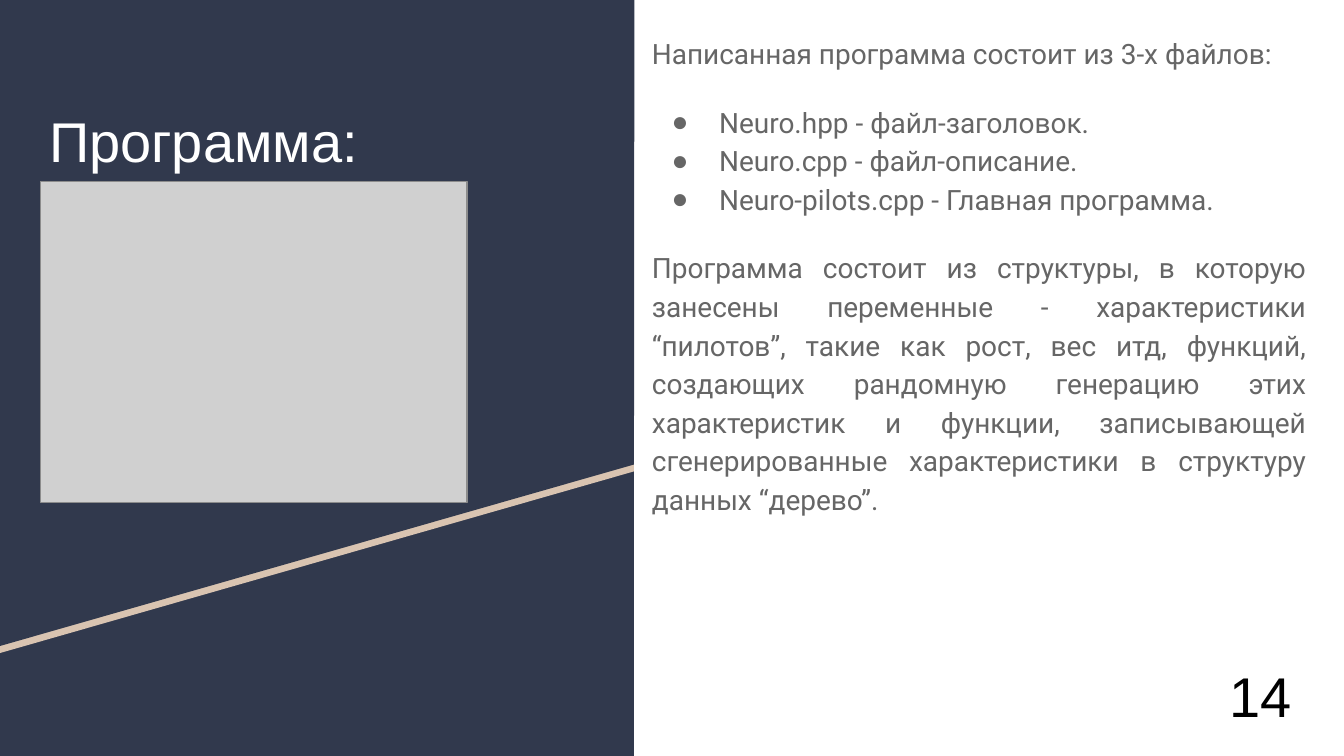
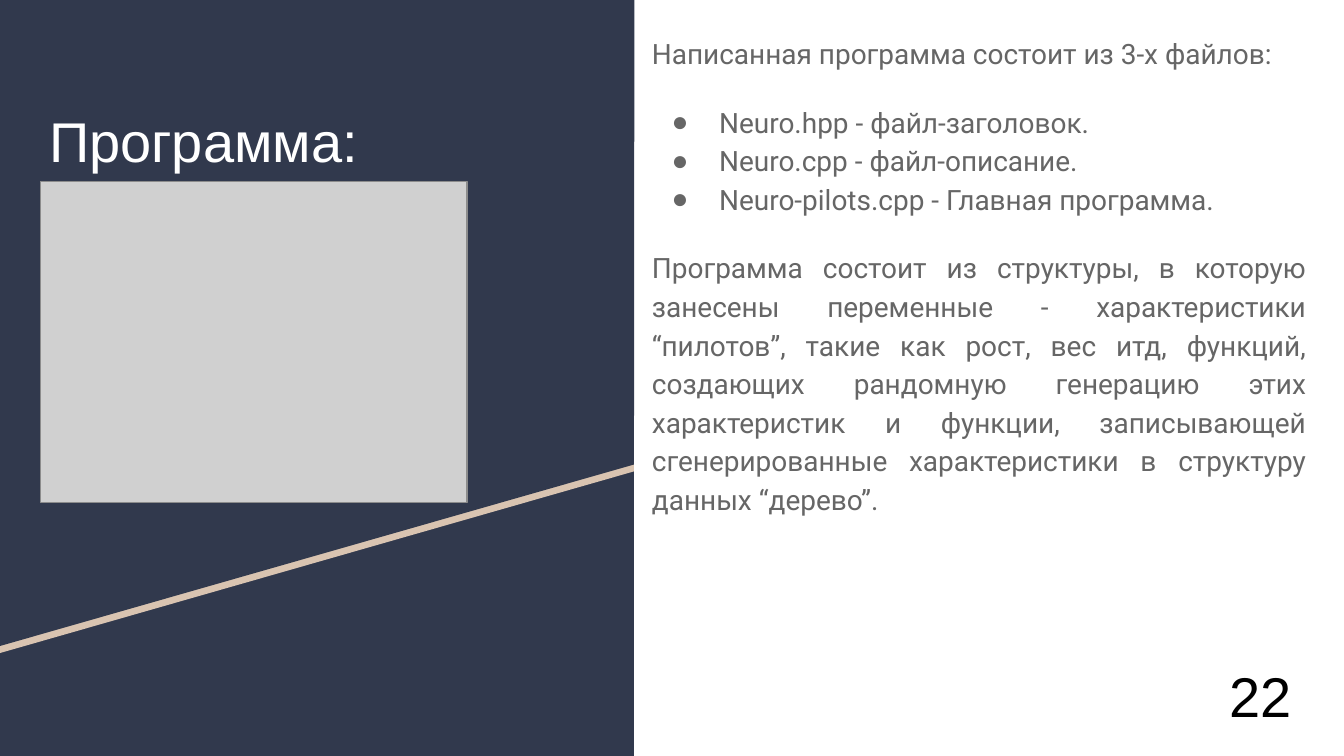
Before and after one commit to AlexanderUzunyan/TestProject, a slide deck: slide 23 of neuro/doc/TMVA.odp (slide 20 before the commit). Drawn at 1344x756 pixels with LibreOffice and Linux fonts; fonts in the diff are those of the drawing; grey boxes stand for pictures. Boxes give left, top, right and bottom in pixels: in the first picture for what was removed or moved away, otherwise in the second. Text is boxed around its words. In the diff, an @@ line names an element or a change of style, - is before the commit and + after.

```diff
--- a/neuro/doc/TMVA.odp
+++ b/neuro/doc/TMVA.odp
@@ title at (x1=1230, y1=678, x2=1292, y2=717): text changed @@
-14
+22
```
Also in this commit, not shown: 14 other slides changed, 3 slides added.
